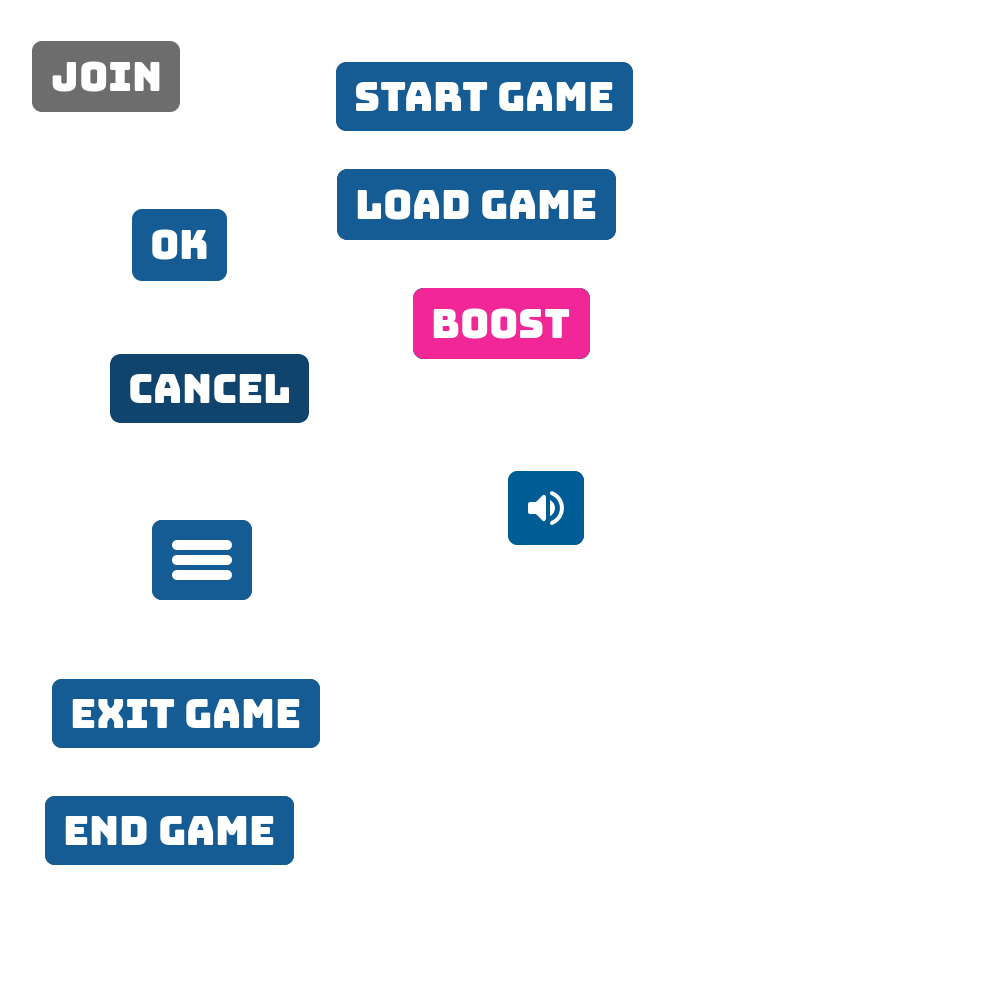
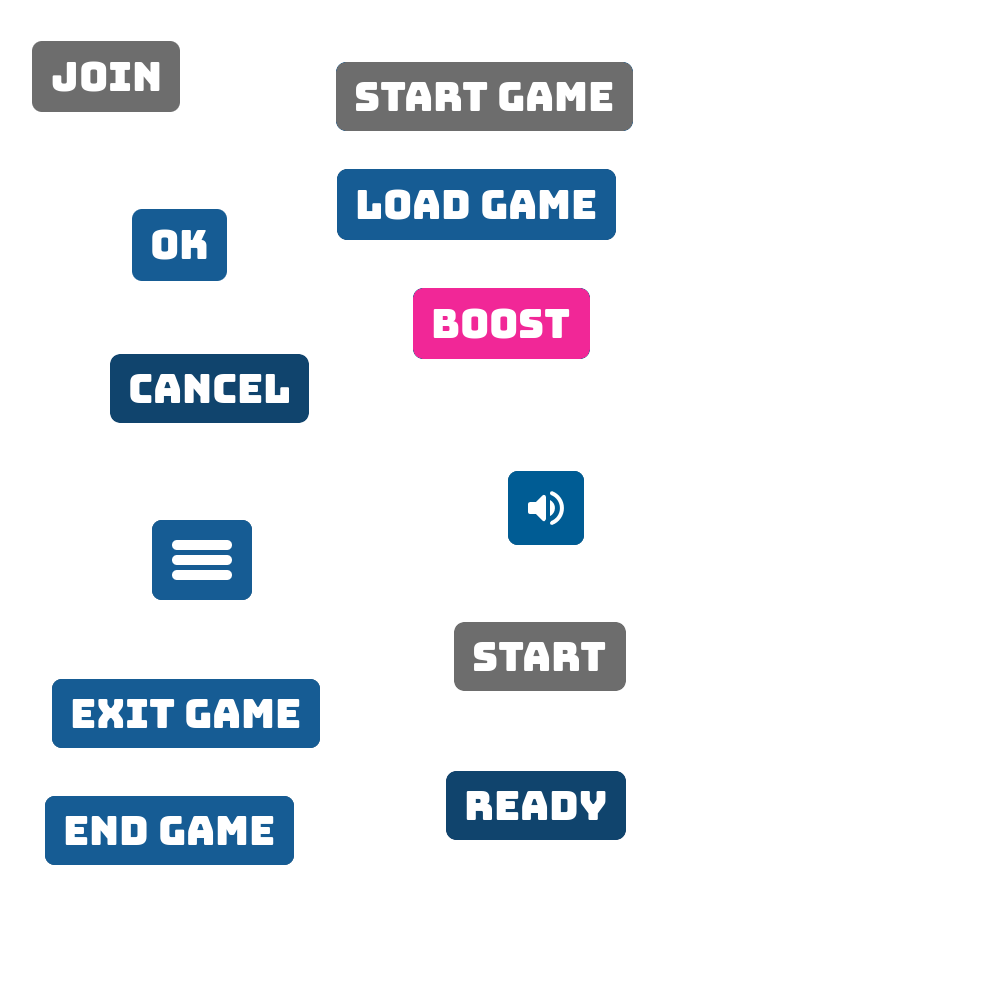
Two versions of the same layered image (1000px x 1000px). Layer-by-layer changes:
added group "ready" with 4 layers above "start" over [446, 771, 626, 840]
added layer "ready #1" in group "ready" over [466, 791, 606, 820]
added layer "ready_normal" in group "ready" over [446, 771, 626, 840]
added layer "ready_pressed" in group "ready" over [446, 771, 626, 840]
added layer "ready_disabled" in group "ready" over [446, 771, 626, 840]
added group "start" with 2 layers above "boost" over [454, 622, 626, 691]
added layer "START" in group "start" over [474, 642, 606, 671]
added layer "start_disabled" in group "start" over [454, 622, 626, 691]
added layer "start_game_disabled" in group "start_game" over [336, 62, 633, 131]
